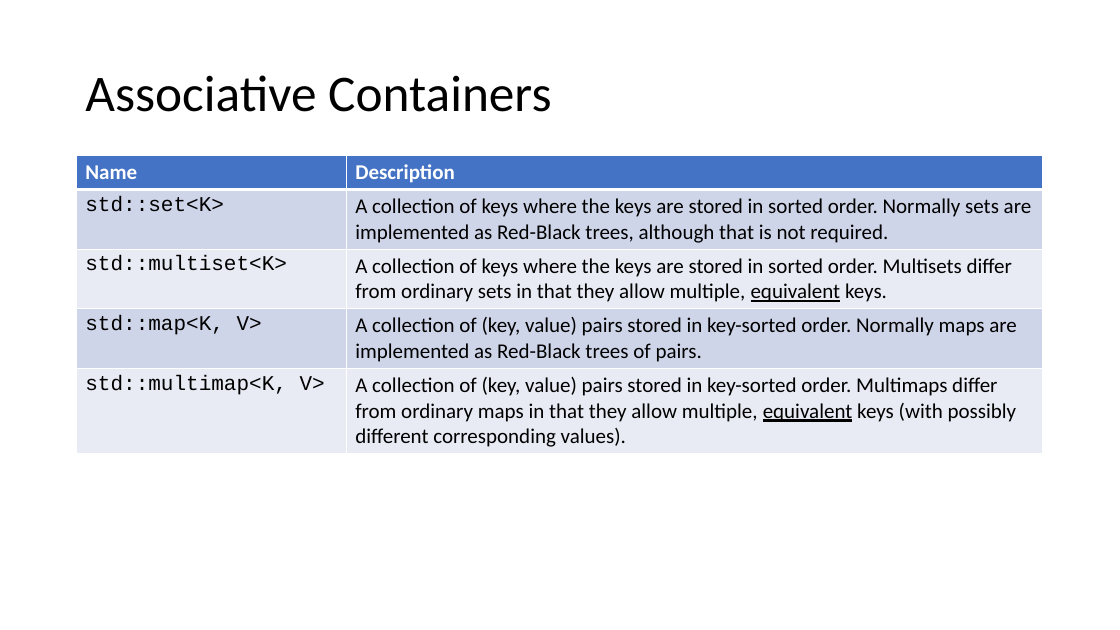
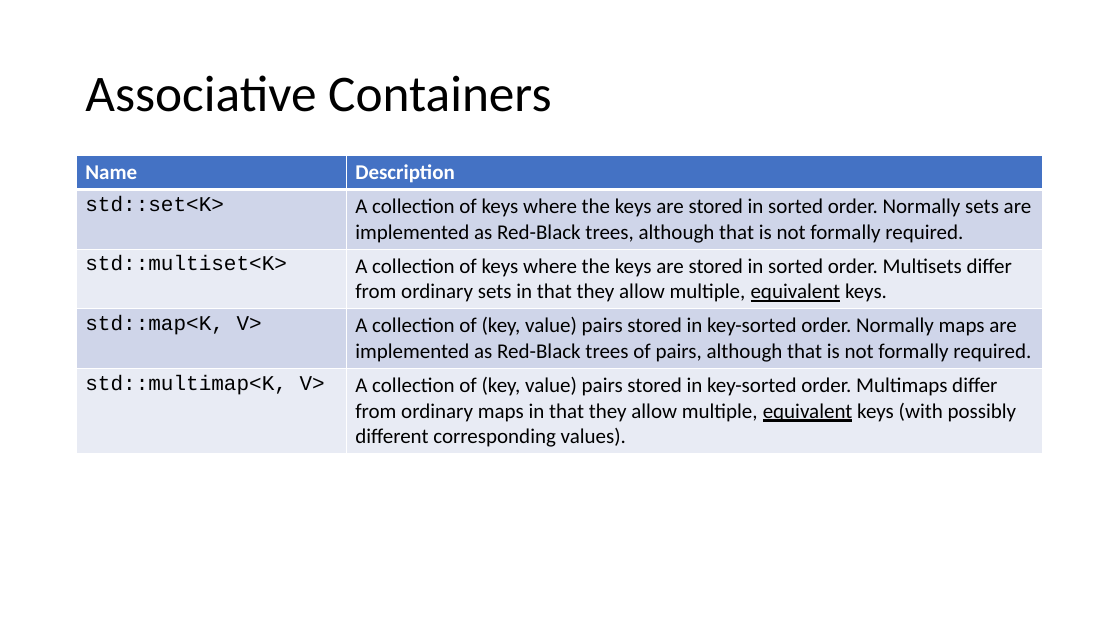
Before and after one commit to pchapin/cpp, a slide deck: slide 5 of Presentations/STL.pptx. Drawn at 1120x630 pixels with LibreOffice and Linux fonts; fonts in the diff are those of the drawing. Boxes give left, top, right and bottom in pixels: in the first picture for what was removed or moved away, otherwise in the second. Text is boxed around its words. In the diff, an @@ line names an element or a change of style, - is before the commit and + after.

Commit message:
Updates to the STL presentation.

```diff
--- a/Presentations/STL.pptx
+++ b/Presentations/STL.pptx
@@ table at <box>77,155,1044,451</box> @@
-row 2, column 2: A collection of keys where the keys are stored in sorted order. Normally sets are implemented as Red-Black trees, although that is not required.
+row 2, column 2: A collection of keys where the keys are stored in sorted order. Normally sets are implemented as Red-Black trees, although that is not formally required.
-row 4, column 2: A collection of (key, value) pairs stored in key-sorted order. Normally maps are implemented as Red-Black trees of pairs.
+row 4, column 2: A collection of (key, value) pairs stored in key-sorted order. Normally maps are implemented as Red-Black trees of pairs, although that is not formally required.
```
Also in this commit, not shown: 3 other slides changed, 11 slides added.
